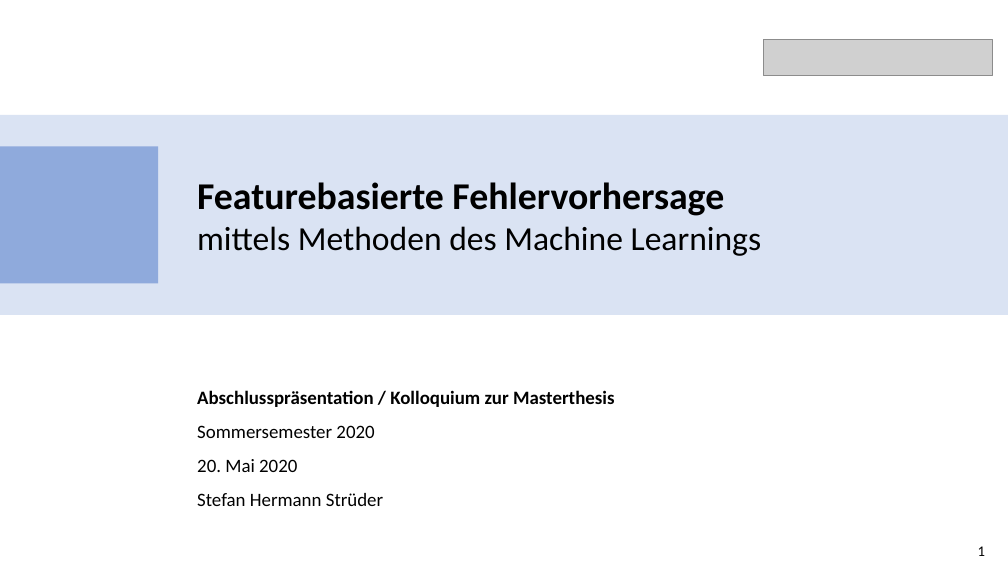
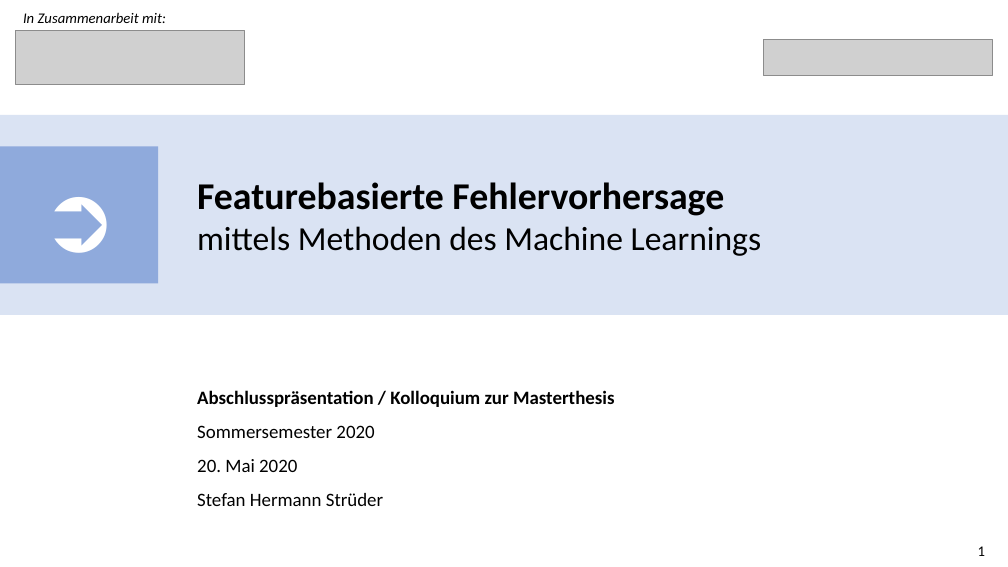
Before and after one commit to stefanstrueder/MA_Strueder, a slide deck: slide 1 of Dokumente/Abschlusspräsentation/Abschlusspräsentation.pptx. Drawn at 1008x567 pixels with LibreOffice and Linux fonts; fonts in the diff are those of the drawing; grey boxes stand for pictures. Boxes give left, top, right and bottom in pixels: in the first picture for what was removed or moved away, otherwise in the second. Text is boxed around its words. In the diff, an @@ line names an element or a change of style, - is before the commit and + after.

```diff
--- a/Dokumente/Abschlusspräsentation/Abschlusspräsentation.pptx
+++ b/Dokumente/Abschlusspräsentation/Abschlusspräsentation.pptx
@@ text added at (23,12,166,23), 14 pt, text #000000, italic @@
+In Zusammenarbeit mit:
@@ picture added at (16,30,245,85) @@
@@ text in rectangle at (0,147,158,284): text added @@
+➲
```
Also in this commit, not shown: 9 other slides changed, 14 slides added, 2 slides removed, 29 other files.
